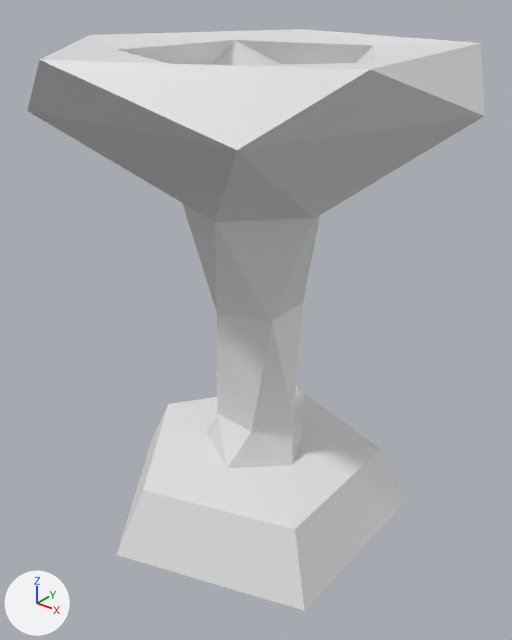
The FBX model Assets/Models/torch.fbx: old version first, new version second.
Before and after are seen from a 50 mm camera at (3.17, -3.97, 4.21) aimed at (0.02, -0.03, 1.76). The lights are fixed; the arrows at lower left show +X, +Y and +Z.

Names of what the first picture shows: 'Torch'.
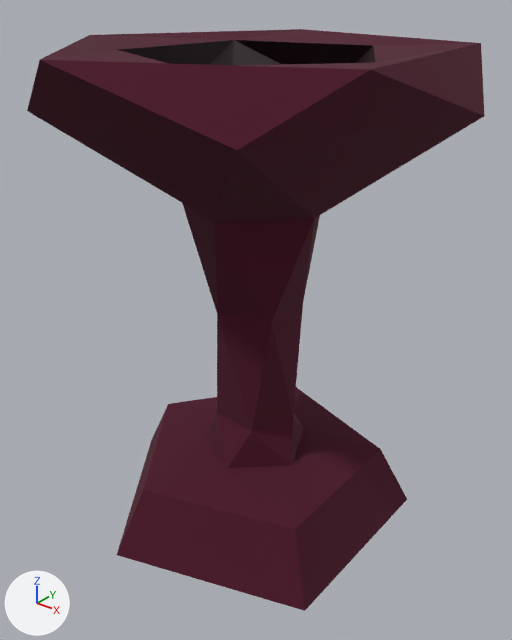
What differs and where, as boxes [x1, y1, x2, y2] in the pictures (512 x 640 px):
part 1 of me_cylinder, recoloured (white to red)
    both: [27, 29, 485, 611]
part 2 of me_cylinder, recoloured (grey to black)
    both: [119, 40, 376, 65]

What the commit changed:
Material 'Torch' (mat_torch) is new.
Its base color is (0.0738, 0.00228, 0.0191) (dark red #4d0826).
Its roughness is 1.0.
Material 'Fire Pit' (mat_fire_pit) is new.
Its base color is (0.0143, 0.000629, 0.00379) (black #20020c).
Its roughness is 0.531.
me_cylinder has 51 vertices, 91 faces and spans x -1.52..1.46, y -1.5..1.52, z -0.43..3.37.
me_cylinder is used by ob_torch; location (0.0, 0.0, 0.43).
me_cylinder part 1: 76 of the faces centred in x -1.29..1.31, y -1.32..1.31, z -0.43..3.35 switch from no material to mat_torch (dark red #4d0826).
me_cylinder part 2: all 15 faces centred in x -0.83..0.83, y -0.84..0.83, z 2.89..3.2 switch from no material to mat_fire_pit (black #20020c).
